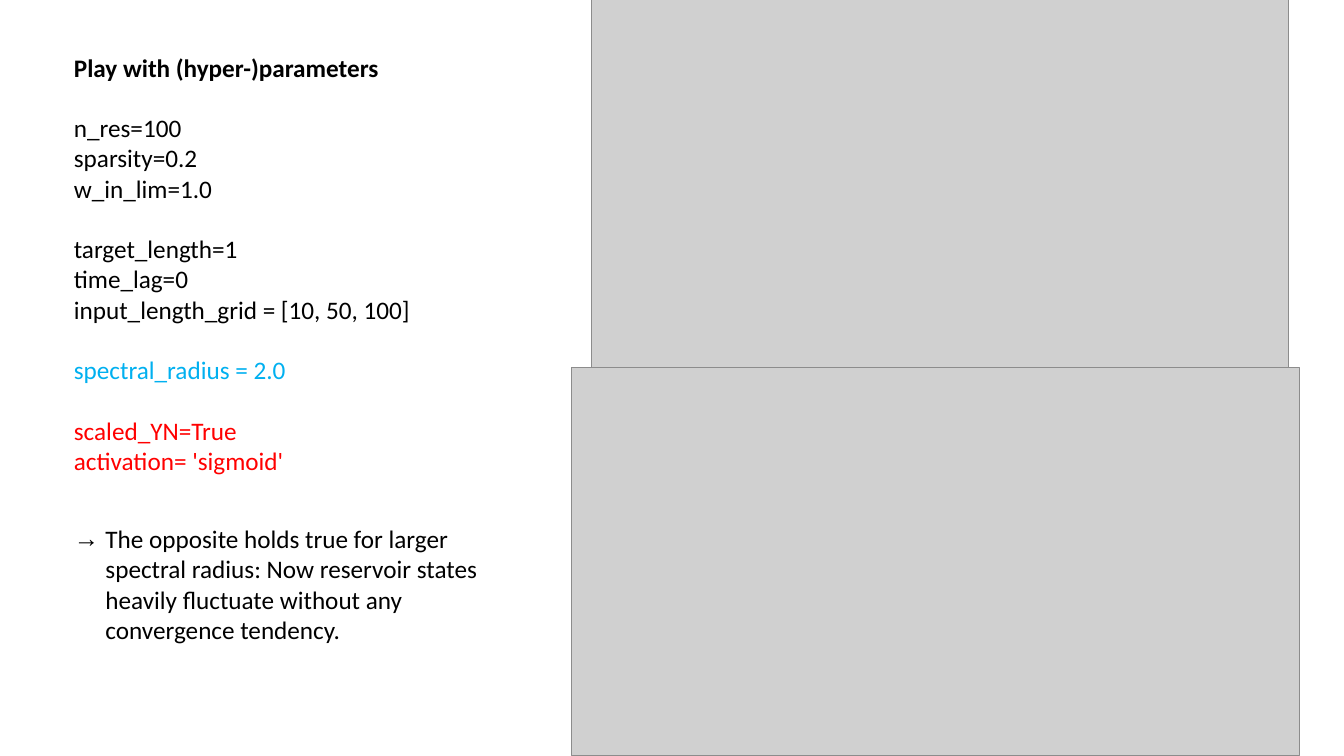
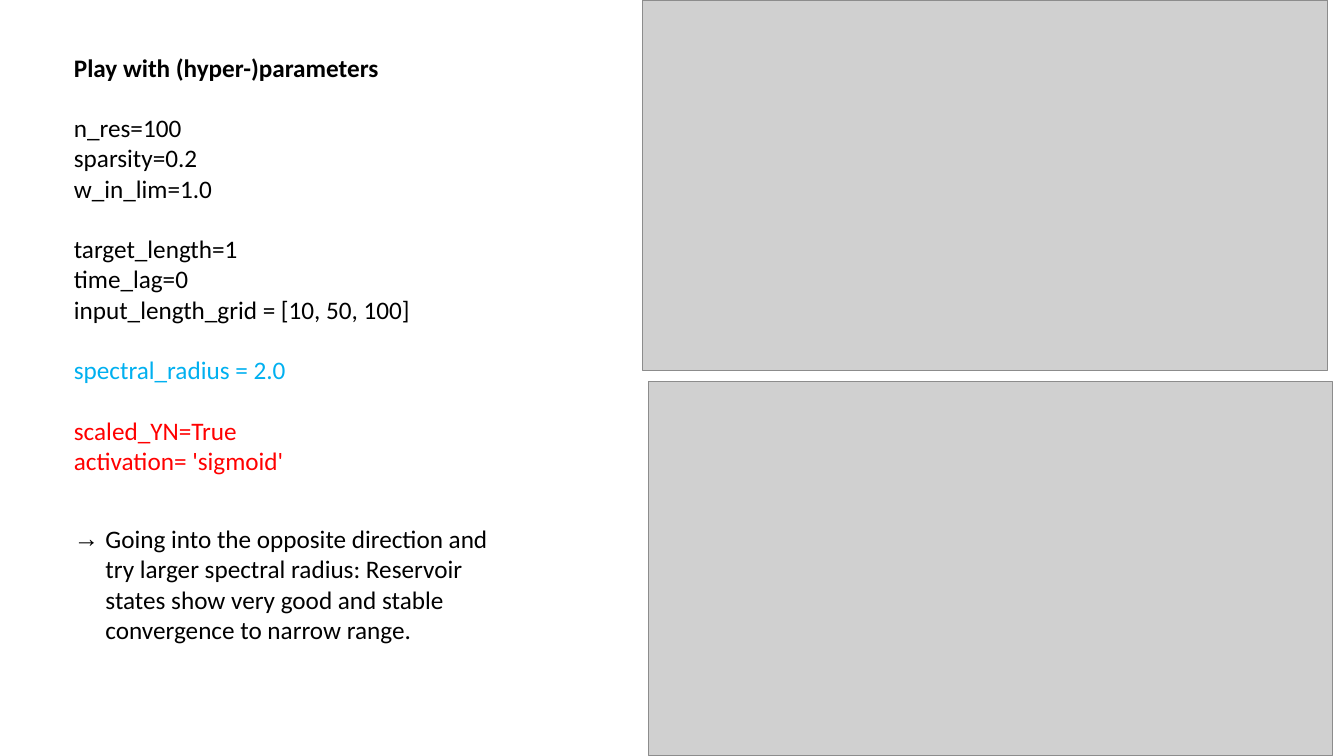
Before and after one commit to MarcoLandtHayen/EchoStateNetworks, a slide deck: slide 16 of ESN_exp01_BasicESN.pptx (slide 12 before the commit). Drawn at 1344x756 pixels with LibreOffice and Linux fonts; fonts in the diff are those of the drawing; grey boxes stand for pictures. Boxes give left, top, right and bottom in pixels: in the first picture for what was removed or moved away, otherwise in the second. Text is boxed around its words. In the diff, an @@ line names an element or a change of style, - is before the commit and + after.

```diff
--- a/ESN_exp01_BasicESN.pptx
+++ b/ESN_exp01_BasicESN.pptx
@@ picture: place and size @@
-picture at (591, 0, 1289, 367)
+picture at (643, 0, 1328, 371)
@@ picture: place and size @@
-picture at (572, 368, 1300, 756)
+picture at (648, 382, 1333, 756)
@@ text at (105, 530, 488, 644): text changed @@
-→ The opposite holds true for larger spectral radius: Now reservoir states heavily fluctuate without any convergence tendency.
+→ Going into the opposite direction and try larger spectral radius: Reservoir states show very good and stable convergence to narrow range.
```
Also in this commit, not shown: 8 other slides changed, 8 slides added, 2 other files.
